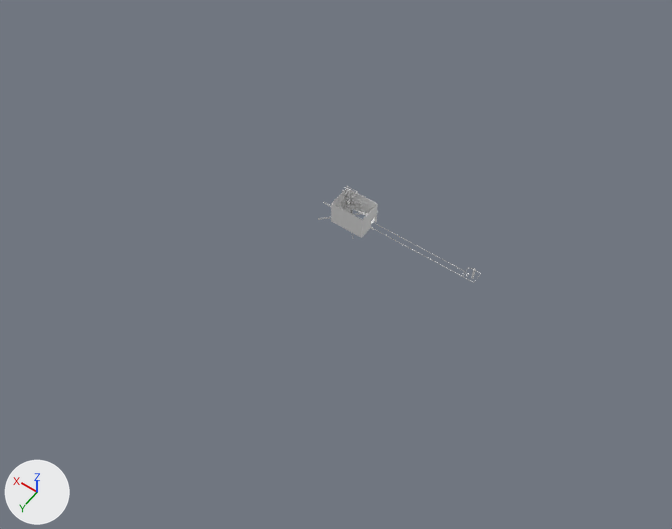
Two versions of the Blender file assetcreation/level.blend, one commit apart.
Rendered twice from a camera (50 mm lens) standing at (-794.0, 1153.0, 1610.0) and looking at (-38.0, 94.0, -54.0). The lights are fixed; the arrows at lower left show +X, +Y and +Z.

Script lines for the objects in view, before the commit:
```python
```
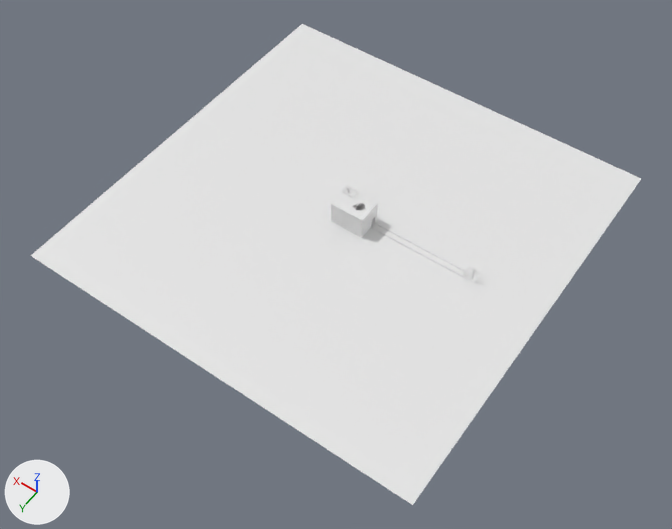
Pixel boxes (x1, y1, x2, y2) of what changed, in the pictures (672 x 529 px):
'Ground', added: after (31, 24, 641, 505)
'Ceiling', added: after (331, 187, 377, 221)

Edits to the bpy script that builds the scene:
```text
Add me_plane_005:
    me_plane_005.from_pydata(...)  # 42 vertices, 2 faces; spans x -66.0..19.0, y -27.0..34.0, z 0.0
Add me_plane_004:
    me_plane_004.from_pydata([(-1.0, -1.0, 0.0), (1.0, -1.0, 0.0), (-1.0, 1.0, 0.0), (1.0, 1.0, 0.0)], [], [(0, 1, 3, 2)])
Add ob_ceiling:
    ob_ceiling = bpy.data.objects.new('Ceiling', me_plane_005)
    ob_ceiling.location = (0.0, 0.0, 60.0)
    _m = ob_ceiling.modifiers.new('Solidify', 'SOLIDIFY')
    _m.thickness = 1.0
    _m.nonmanifold_merge_threshold = 0.0003
Add ob_ground:
    ob_ground = bpy.data.objects.new('Ground', me_plane_004)
    ob_ground.location = (0.0, 0.0, 0.0)
    ob_ground.scale = (500.0, 500.0, 500.0)
```
